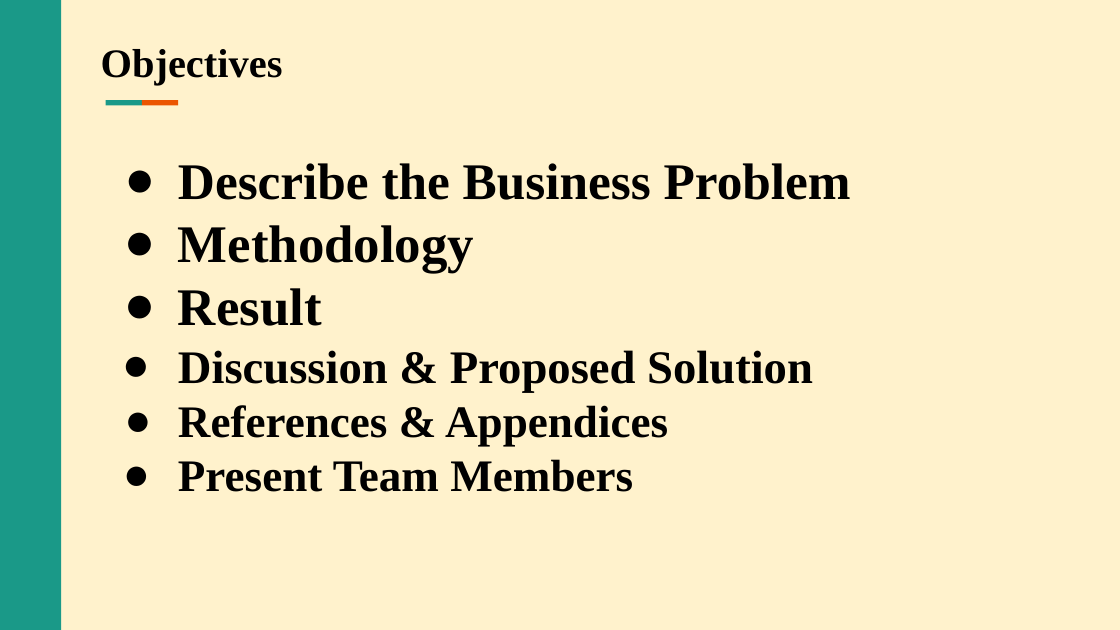
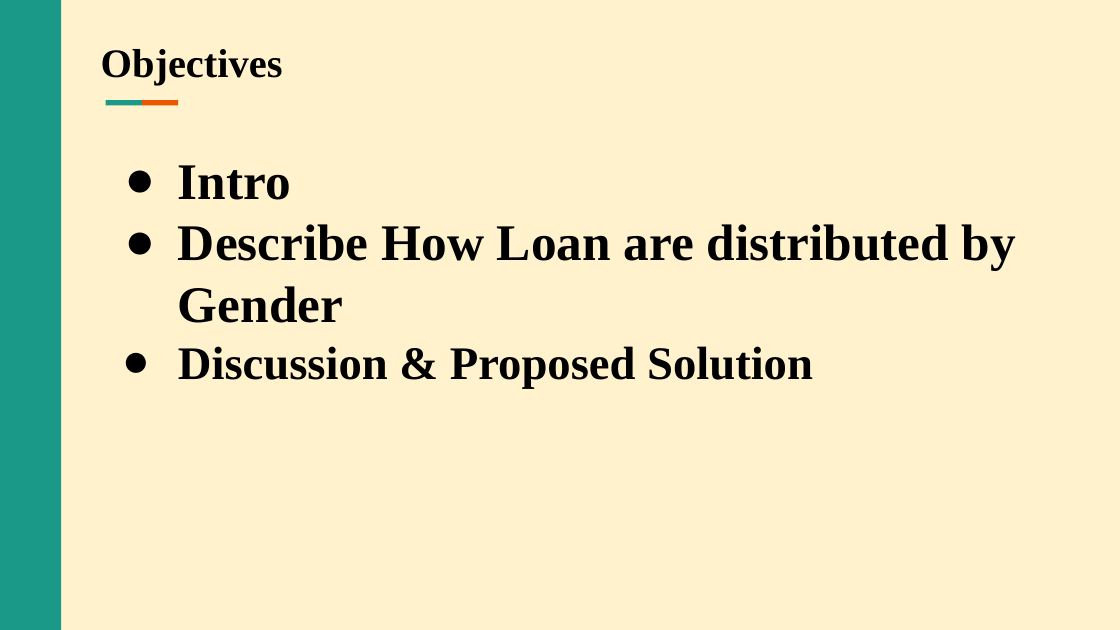
Before and after one commit to Ben-Judas/Tableau-Project, a slide deck: slide 2 of Project Tableau.pptx. Drawn at 1120x630 pixels with LibreOffice and Linux fonts; fonts in the diff are those of the drawing; background and template pictures are left out. Boxes give left, top, right and bottom in pixels: in the first picture for what was removed or moved away, otherwise in the second. Text is boxed around its words. In the diff, an @@ line names an element or a change of style, - is before the commit and + after.

```diff
--- a/Project Tableau.pptx
+++ b/Project Tableau.pptx
@@ text at <box>178,165,1016,323</box>: text changed @@
-● Describe the Business Problem
-● Methodology
-● Result
+● Intro
+● Describe How Loan are distributed by Gender
@@ text at <box>178,405,668,492</box>: paragraphs removed @@
-● References & Appendices
-● Present Team Members
```
Also in this commit, not shown: 1 other slide changed, 4 slides added, 12 slides removed.
